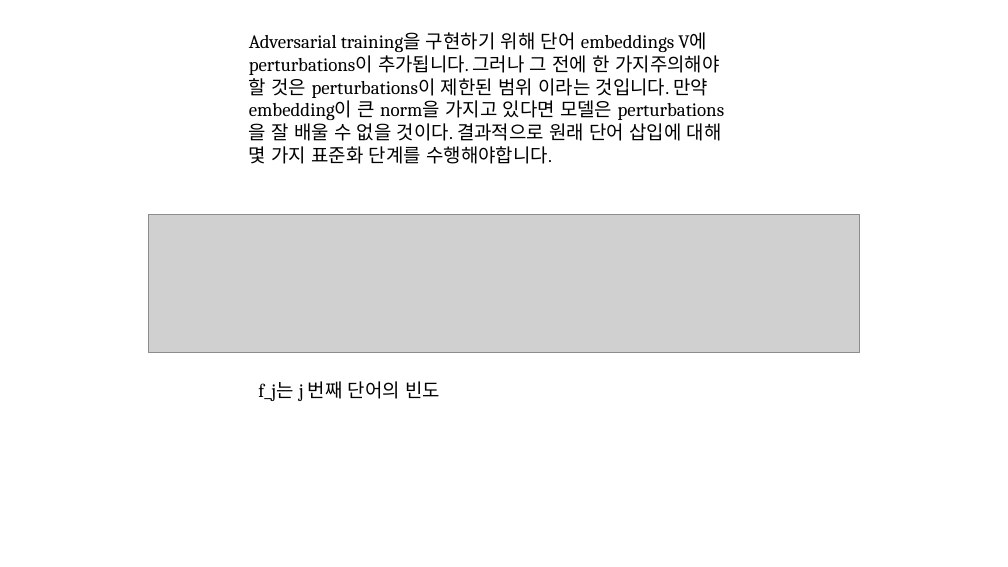
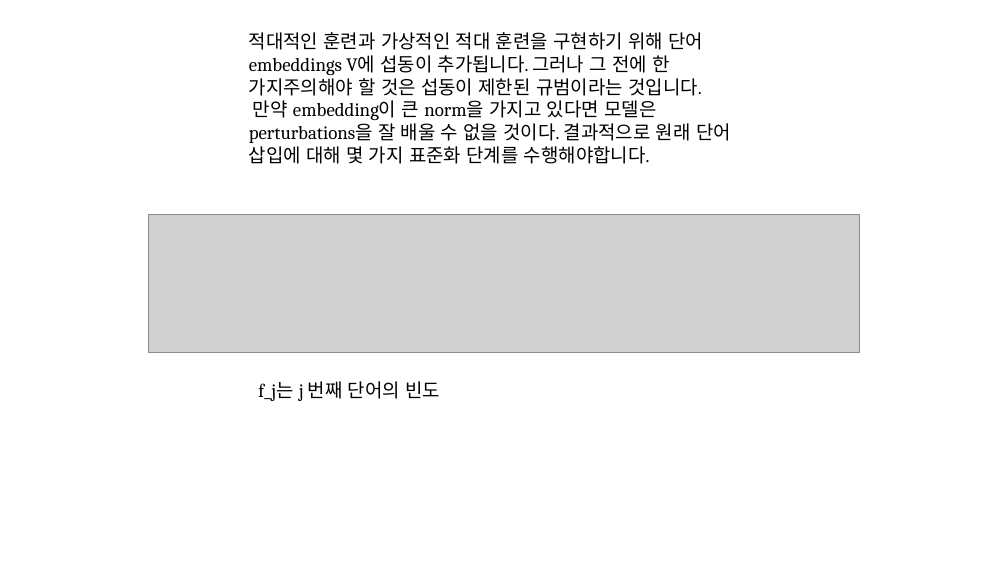
Before and after one commit to modudeepnlp/code_implementation, a slide deck: slide 5 of resources/slide/Adversarial Training Methods For Semi-Supervised Text Classification_20190311_ChangWookJun.pptx. Drawn at 1008x567 pixels with LibreOffice and Linux fonts; fonts in the diff are those of the drawing; grey boxes stand for pictures. Boxes give left, top, right and bottom in pixels: in the first picture for what was removed or moved away, otherwise in the second. Text is boxed around its words. In the diff, an @@ line names an element or a change of style, - is before the commit and + after.

```diff
--- a/resources/slide/Adversarial Training Methods For Semi-Supervised Text Classification_20190311_ChangWookJun.pptx
+++ b/resources/slide/Adversarial Training Methods For Semi-Supervised Text Classification_20190311_ChangWookJun.pptx
@@ text at [249, 32, 731, 164]: text changed @@
-Adversarial training을 구현하기 위해 단어 embeddings V에 perturbations이 추가됩니다. 그러나 그 전에 한 가지주의해야 할 것은 perturbations이 제한된 범위 이라는 것입니다. 만약 embedding이 큰 norm을 가지고 있다면 모델은 perturbations을 잘 배울 수 없을 것이다. 결과적으로 원래 단어 삽입에 대해 몇 가지 표준화 단계를 수행해야합니다.
+적대적인 훈련과 가상적인 적대 훈련을 구현하기 위해 단어 embeddings V에 섭동이 추가됩니다. 그러나 그 전에 한 가지주의해야 할 것은 섭동이 제한된 규범이라는 것입니다. 만약 embedding이 큰 norm을 가지고 있다면 모델은 perturbations을 잘 배울 수 없을 것이다. 결과적으로 원래 단어 삽입에 대해 몇 가지 표준화 단계를 수행해야합니다.
```
Also in this commit, not shown: 9 other slides changed, 7 slides added.
